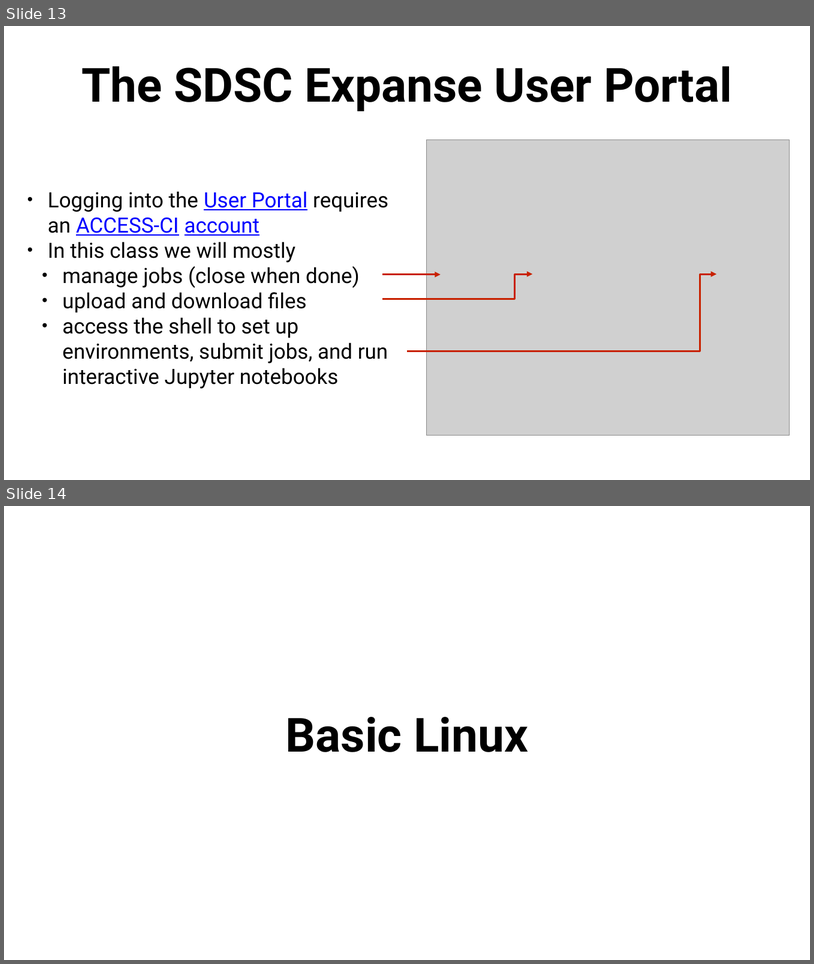
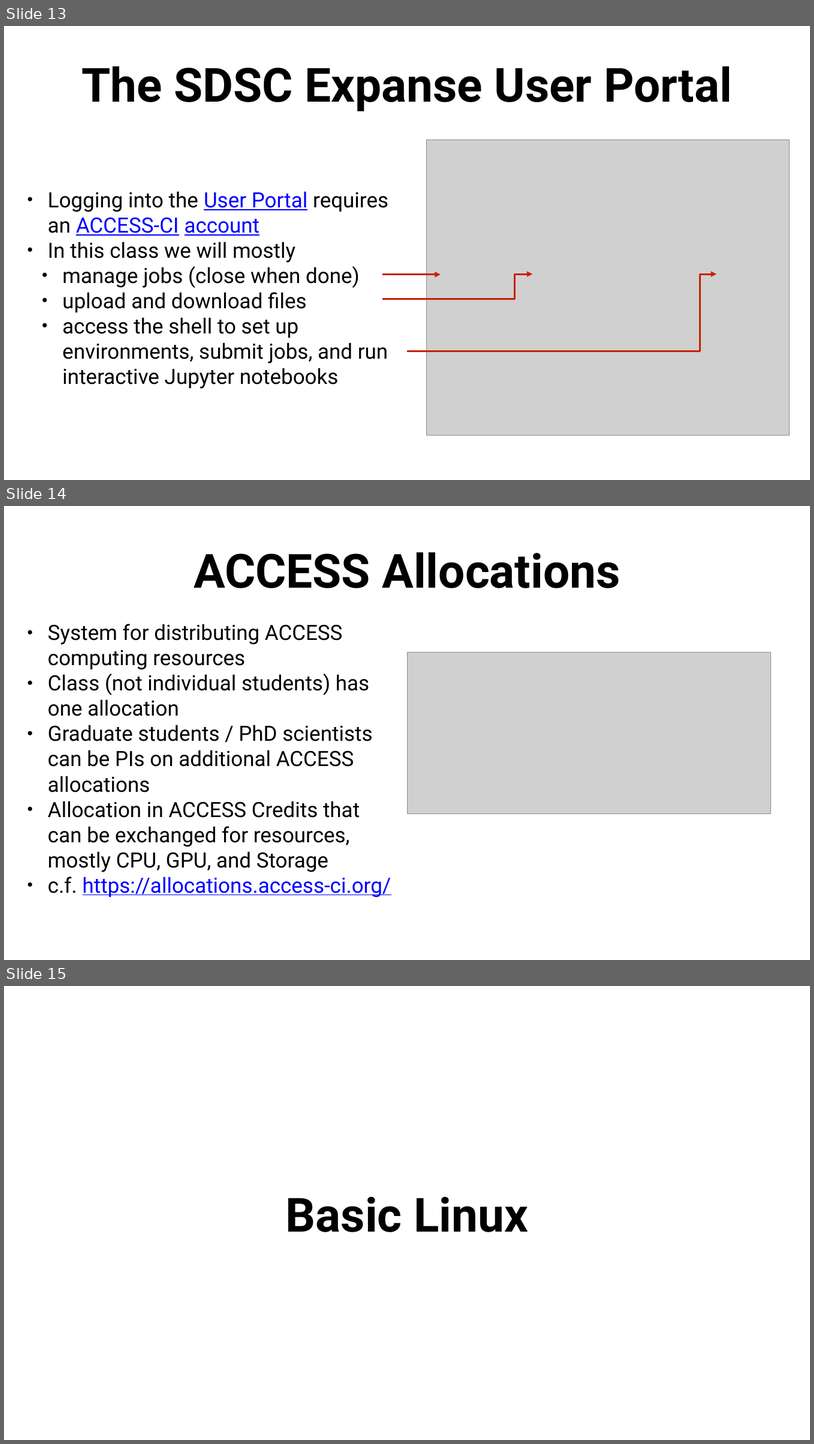
Before and after one commit to anirudhatalmale6-alt/Chem456-2026S, a slide deck: slides/0112-Introduction.pptx. Shown one above the other, each under a label of ours: slides 13 and 14 before the commit, slides 13, 14 and 15 after it. The pictures are 814x964 and 814x1444 pixels, drawn with LibreOffice and Linux fonts; fonts in the diff are those of the drawing; grey boxes stand for pictures. Boxes give left, top, right and bottom in pixels: in the first picture for what was removed or moved away, otherwise in the second. Text is boxed around its words. In the diff, an @@ line names an element or a change of style, - is before the commit and + after.

```diff
--- a/slides/0112-Introduction.pptx
+++ b/slides/0112-Introduction.pptx
@@ slide 14 added at box(4, 506, 810, 960), background #FFFFFF @@
@@ title added at box(194, 552, 620, 588), 112 pt, text #000000, bold @@
+ACCESS Allocations
@@ text added at box(48, 624, 392, 897), 50 pt, text #000000 @@
+• System for distributing ACCESS computing resources
+• Class (not individual students) has one allocation
+• Graduate students / PhD scientists can be PIs on additional ACCESS allocations
+• Allocation in ACCESS Credits that can be exchanged for resources, mostly CPU, GPU, and Storage
+• c.f. https://allocations.access-ci.org/
@@ picture added at box(407, 652, 771, 814) @@
@@ what was slide 14 is now slide 15 @@
```
Also in this commit, not shown: 2 slides changed, 1 other slide added, 7 other files.
